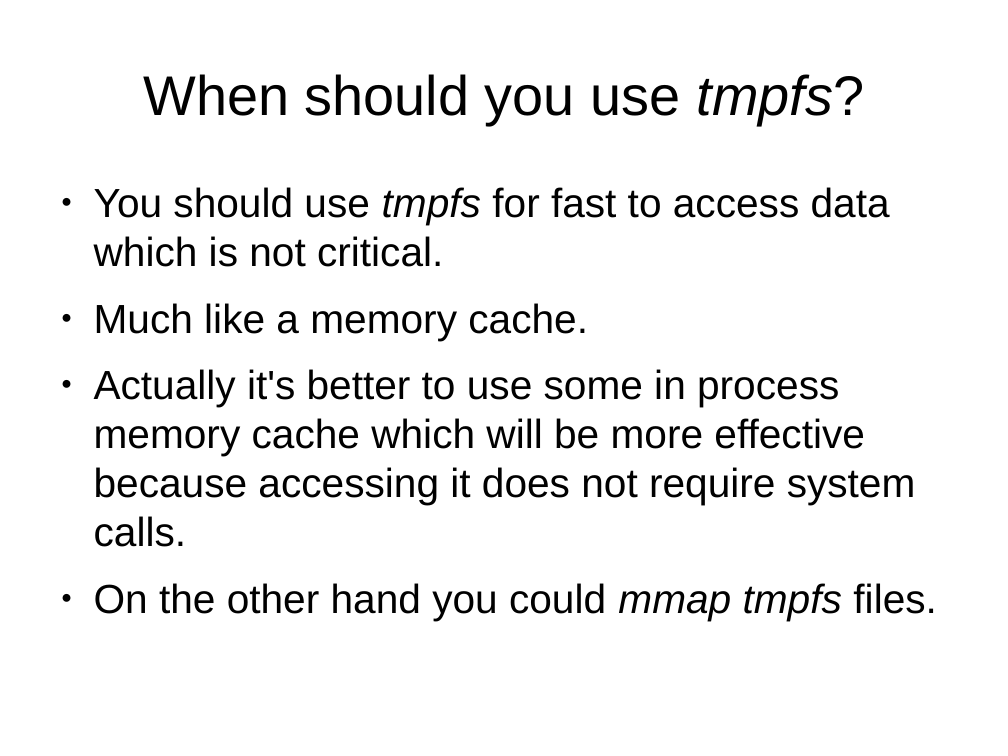
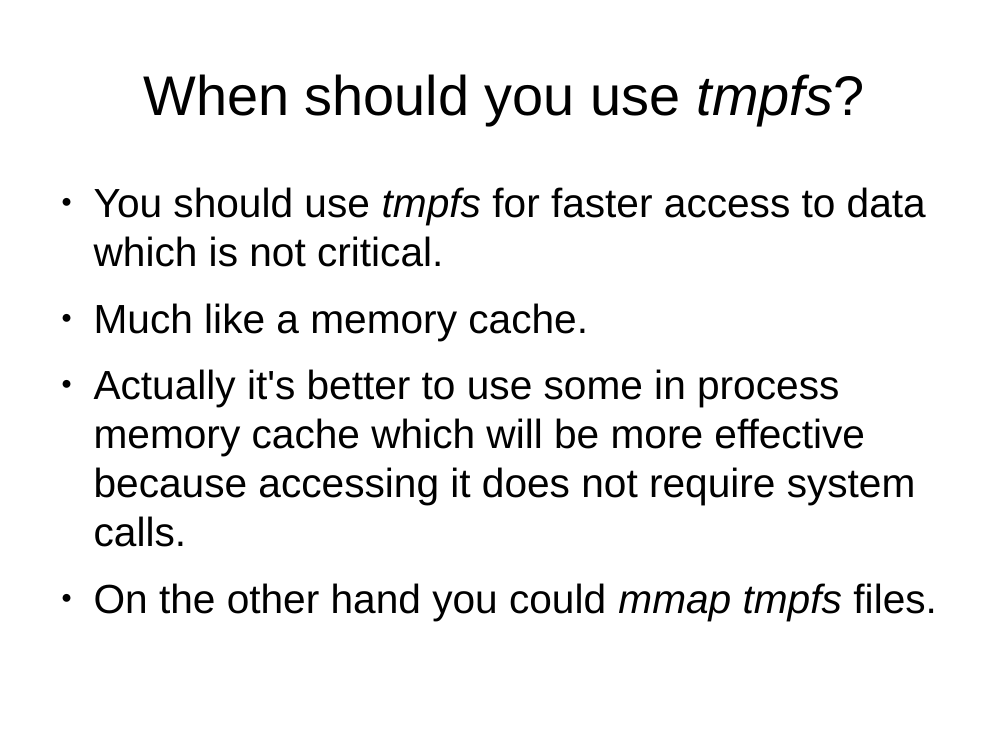
Before and after one commit to veltzer/demos-linux, a slide deck: slide 7 of doc/odp/linux_tmpfs.odp (slide 6 before the commit). Drawn at 1008x756 pixels with LibreOffice and Linux fonts; fonts in the diff are those of the drawing. Boxes give left, top, right and bottom in pixels: in the first picture for what was removed or moved away, otherwise in the second. Text is boxed around its words. In the diff, an @@ line names an element or a change of style, - is before the commit and + after.

```diff
--- a/doc/odp/linux_tmpfs.odp
+++ b/doc/odp/linux_tmpfs.odp
@@ text at bbox=[94, 187, 926, 267]: text changed @@
-● You should use tmpfs for fast to access data which is not critical.
+● You should use tmpfs for faster access to data which is not critical.
```
Also in this commit, not shown: 3 other slides changed, 1 slide added, 7 other files.
